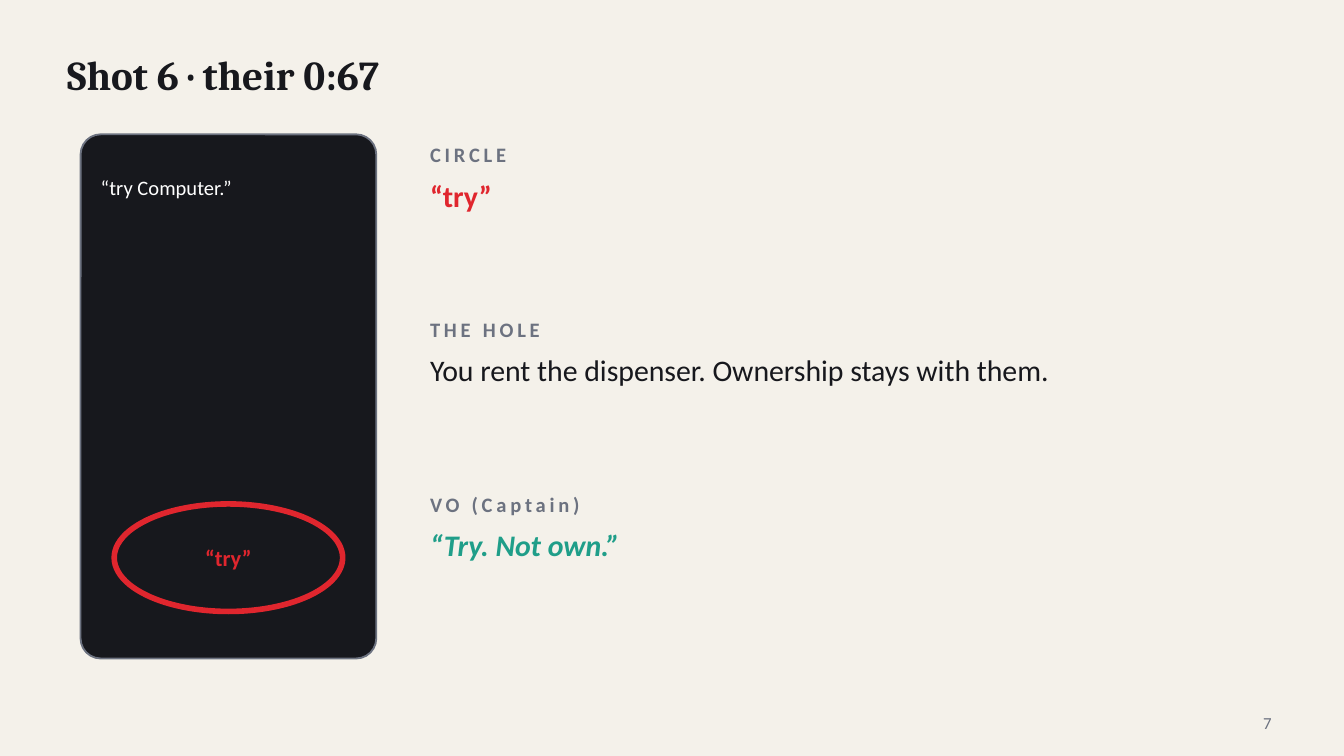
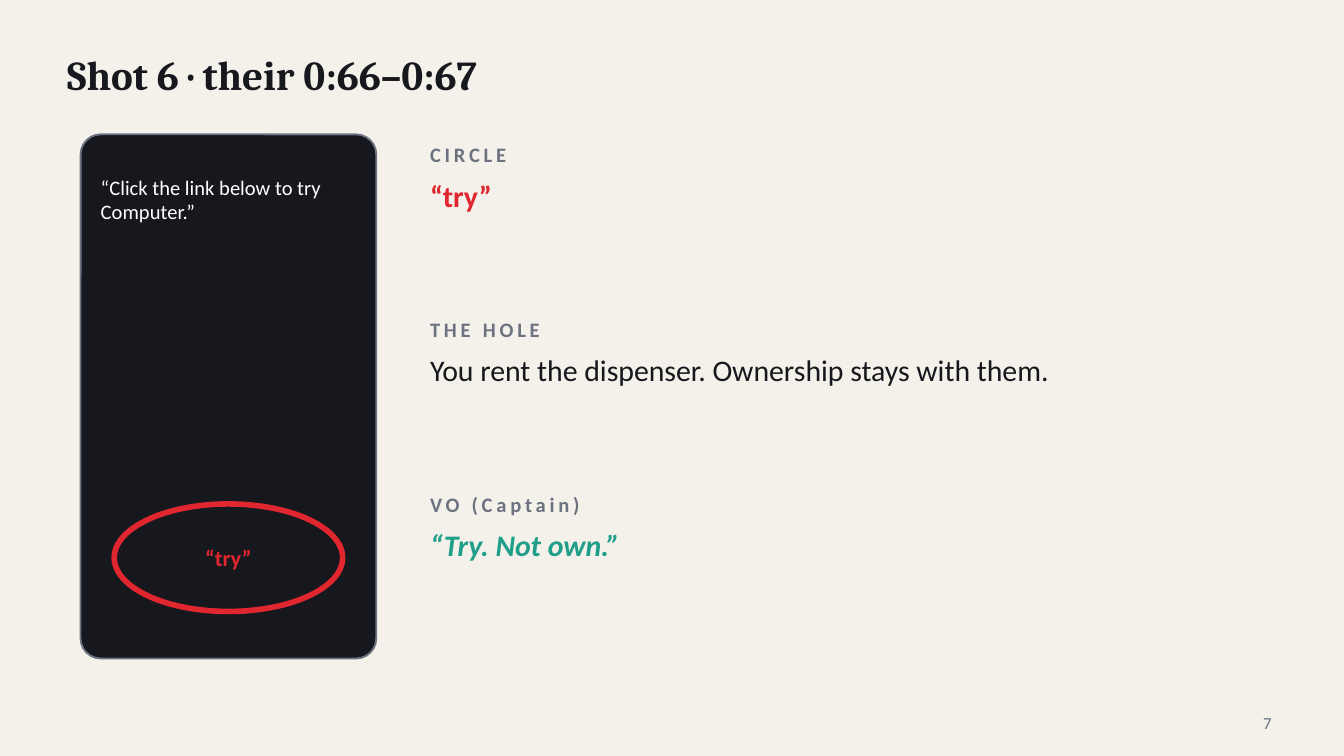
Before and after one commit to asaaab/asaaab.com, a slide deck: slide 7 of whimzmaxx/decks/The-Diary.pptx. Drawn at 1344x756 pixels with LibreOffice and Linux fonts; fonts in the diff are those of the drawing. Boxes give left, top, right and bottom in pixels: in the first picture for what was removed or moved away, otherwise in the second. Text is boxed around its words. In the diff, an @@ line names an element or a change of style, - is before the commit and + after.

```diff
--- a/whimzmaxx/decks/The-Diary.pptx
+++ b/whimzmaxx/decks/The-Diary.pptx
@@ text at (67, 61, 477, 91): text changed @@
-Shot 6 · their 0:67
+Shot 6 · their 0:66–0:67
@@ text at (101, 180, 320, 223): text changed @@
-“try Computer.”
+“Click the link below to try Computer.”
```
Also in this commit, not shown: 8 other slides changed, 2 other files.
